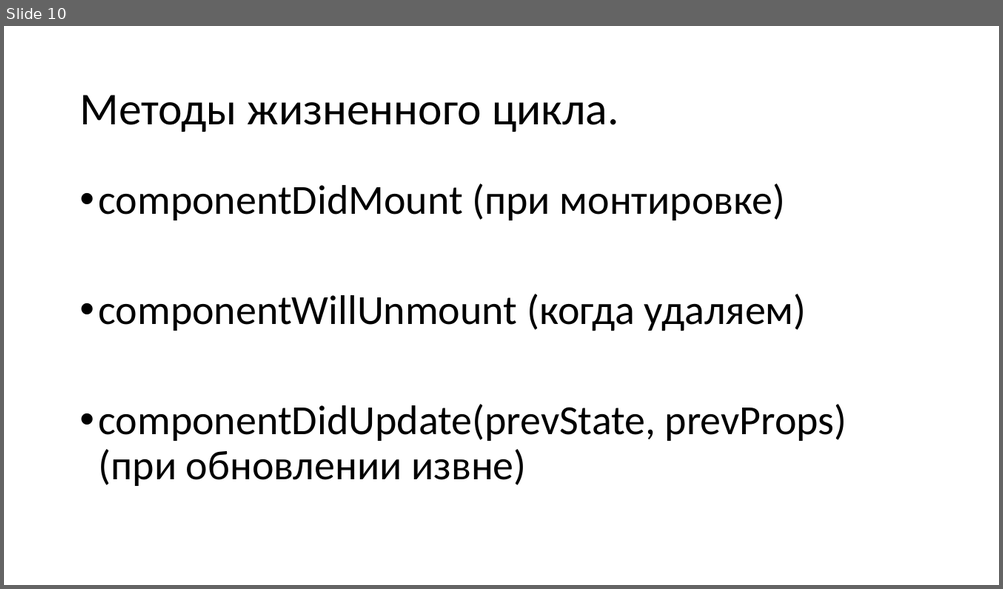
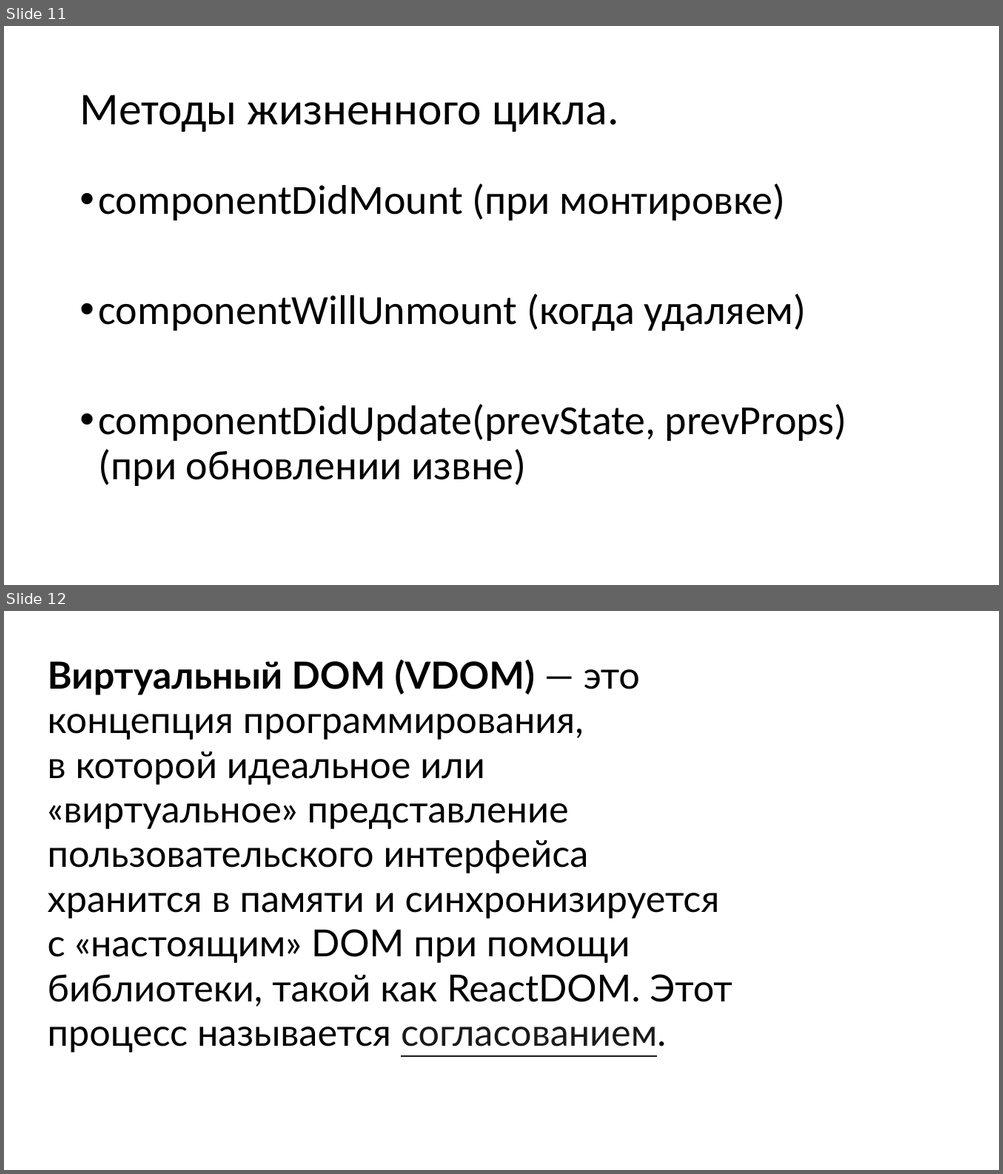
Before and after one commit to spiderpoul/react-redux-hooks, a slide deck: React.pptx. Shown one above the other, each under a label of ours: slide 10 before the commit, slides 11 and 12 after it. The pictures are 1003x589 and 1003x1174 pixels, drawn with LibreOffice and Linux fonts; fonts in the diff are those of the drawing. Boxes give left, top, right and bottom in pixels: in the first picture for what was removed or moved away, otherwise in the second. Text is boxed around its words. In the diff, an @@ line names an element or a change of style, - is before the commit and + after.

```diff
--- a/React.pptx
+++ b/React.pptx
@@ slide 12 added at box(4, 611, 999, 1170), background #FFFFFF @@
@@ text added at box(48, 659, 731, 1053), 36 pt, text #000000 @@
+Виртуальный DOM (VDOM) — это концепция программирования, в которой идеальное или «виртуальное» представление пользовательского интерфейса хранится в памяти и синхронизируется с «настоящим» DOM при помощи библиотеки, такой как ReactDOM. Этот процесс называется согласованием.
@@ what was slide 10 is now slide 11 @@
```
Also in this commit, not shown: 2 slides changed, 4 other slides added, 9 other files.
